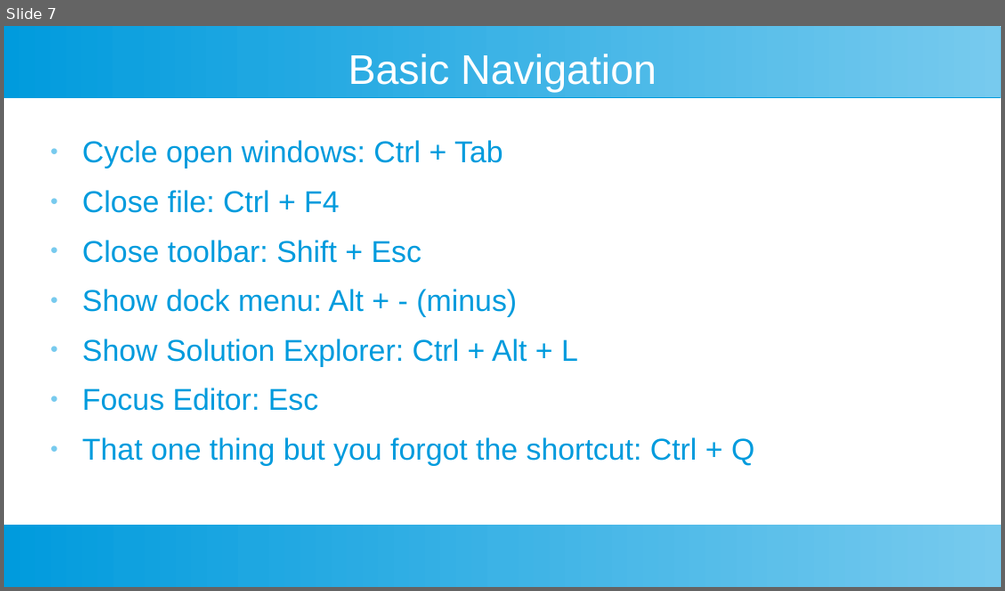
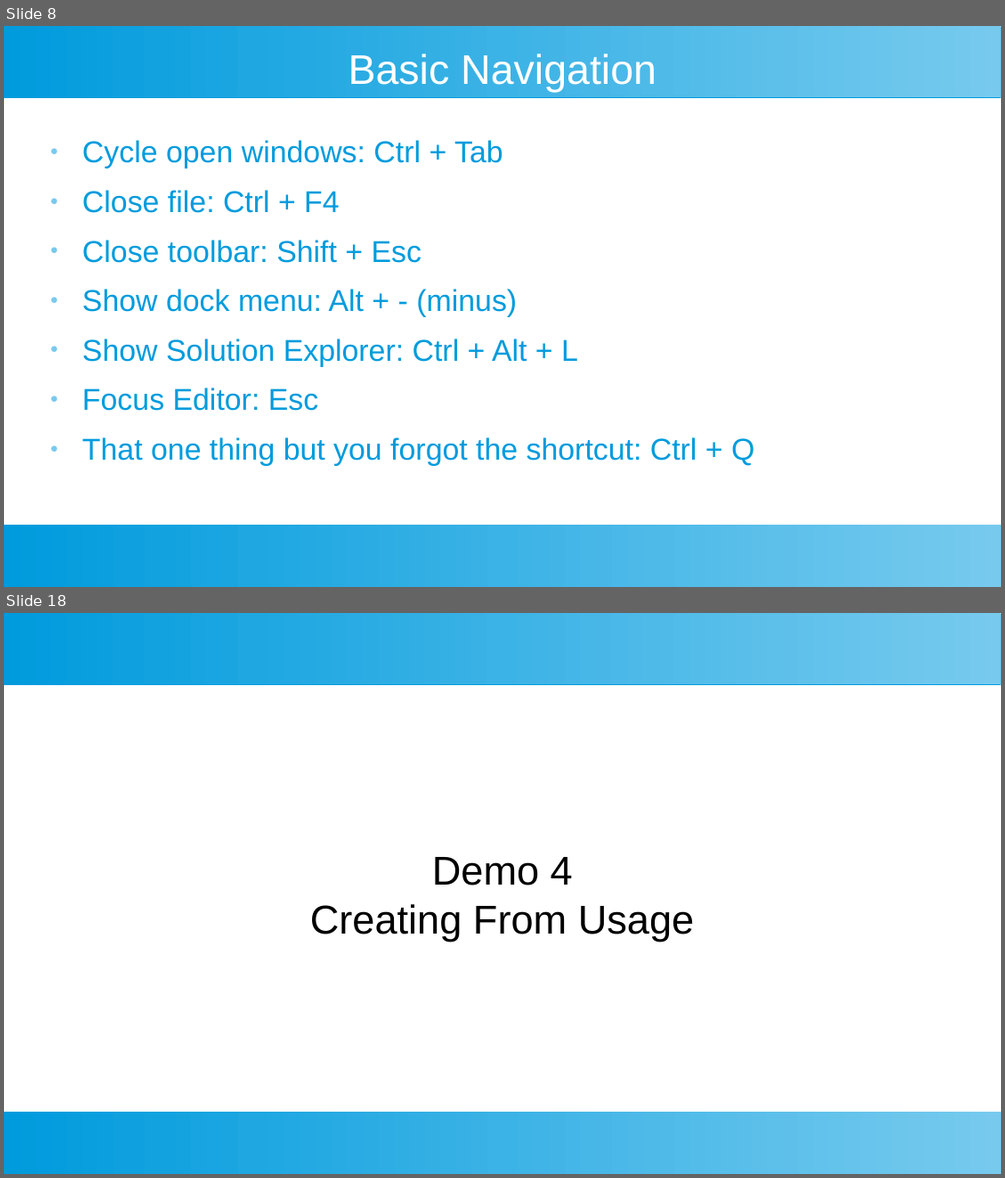
Before and after one commit to SmithE65/Productivity, a slide deck: Productivity.odp. Shown one above the other, each under a label of ours: slide 7 before the commit, slides 8 and 18 after it; the slides between them are not shown. The pictures are 1005x591 and 1005x1178 pixels, drawn with LibreOffice and Linux fonts; fonts in the diff are those of the drawing. Boxes give left, top, right and bottom in pixels: in the first picture for what was removed or moved away, otherwise in the second. Text is boxed around its words. In the diff, an @@ line names an element or a change of style, - is before the commit and + after.

```diff
--- a/Productivity.odp
+++ b/Productivity.odp
@@ slide 18 added at [4,613,1001,1174], background #FFFFFF; not listed: 2 template elements that a slide beside it also shows @@
@@ subtitle added at [310,857,695,941], 32 pt, text #000000 @@
+Demo 4
+Creating From Usage
@@ what was slide 7 is now slide 8 @@
```
Also in this commit, not shown: 6 slides changed, 16 other slides added, 2 slides removed.
